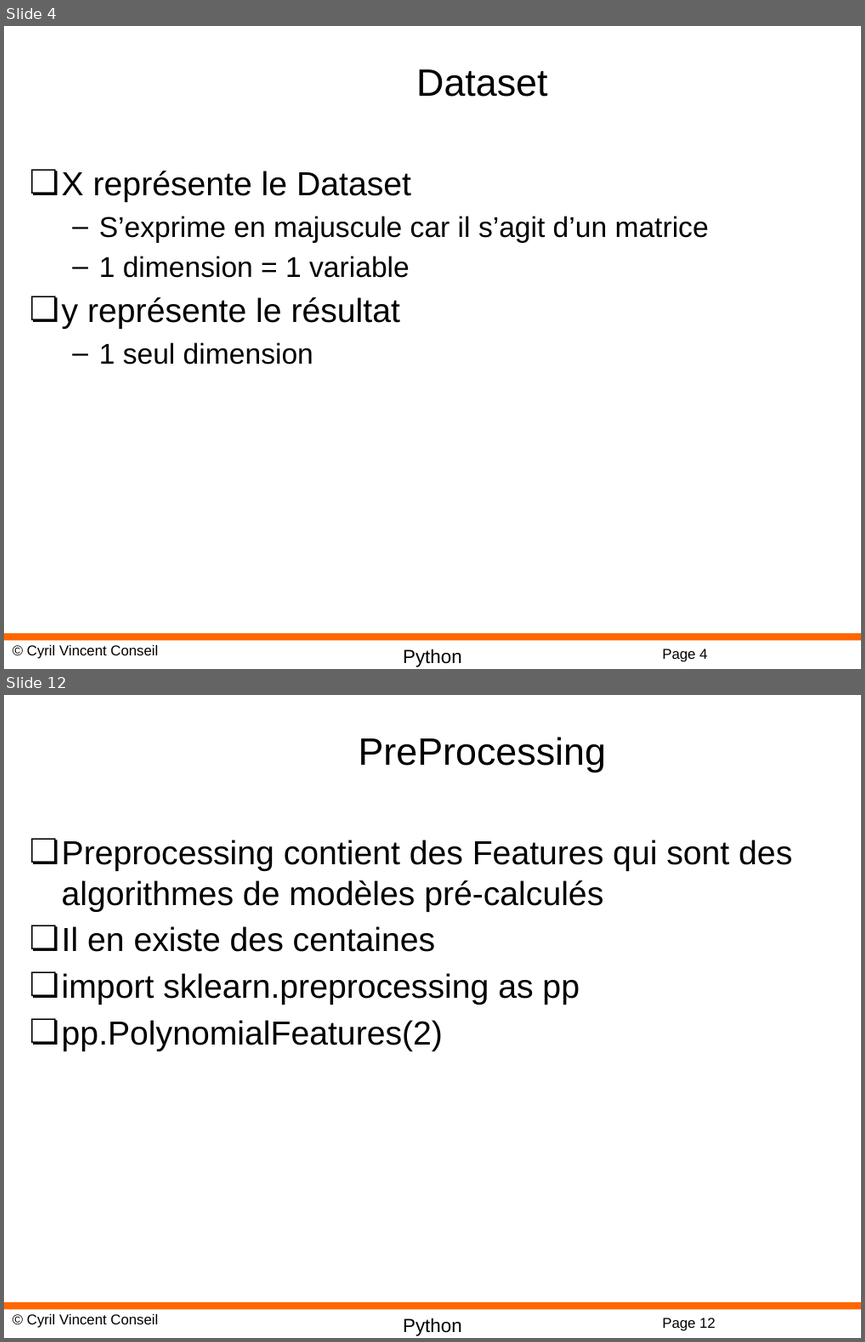
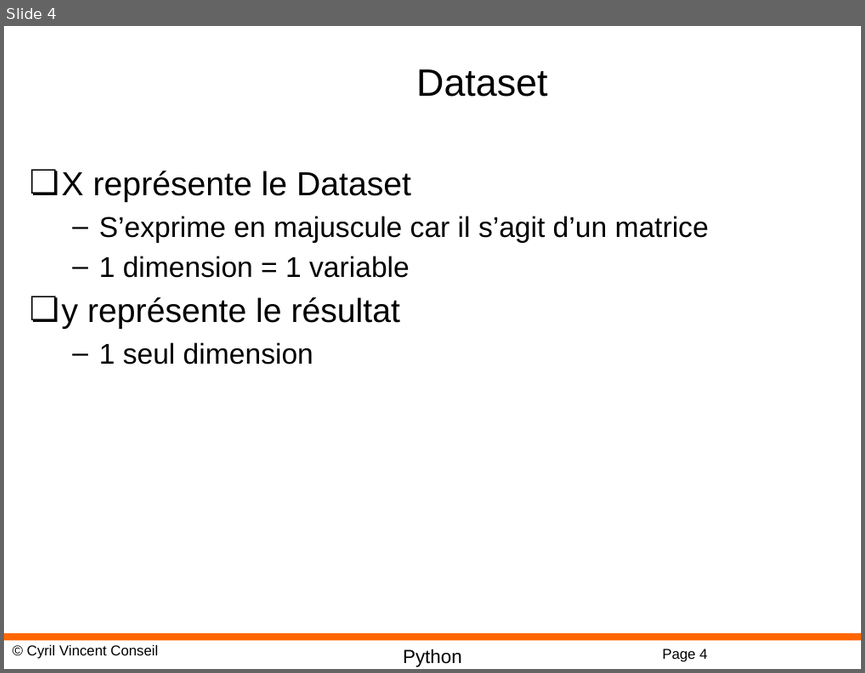
Before and after one commit to cyrilvincent/python-advanced, a slide deck: PPT/DataScience13-ScikitLearn.pptx. Shown one above the other, each under a label of ours: slides 4 and 12 before the commit, slide 4 after it; the slides between them are not shown. The pictures are 865x1342 and 865x673 pixels, drawn with LibreOffice and Linux fonts; fonts in the diff are those of the drawing; background and template pictures are left out. Boxes give left, top, right and bottom in pixels: in the first picture for what was removed or moved away, otherwise in the second. Text is boxed around its words. In the diff, an @@ line names an element or a change of style, - is before the commit and + after.

```diff
--- a/PPT/DataScience13-ScikitLearn.pptx
+++ b/PPT/DataScience13-ScikitLearn.pptx
@@ slide 12 removed at bbox=[4, 695, 861, 1338], background #FFFFFF; not listed: 4 template elements that a slide beside it also shows @@
@@ title removed at bbox=[358, 737, 606, 772] @@
-PreProcessing
@@ text removed at bbox=[62, 839, 792, 1051] @@
-❏ Preprocessing contient des Features qui sont des algorithmes de modèles pré-calculés
-❏ Il en existe des centaines
-❏ import sklearn.preprocessing as pp
-❏ pp.PolynomialFeatures(2)
```
Also in this commit, not shown: 10 other slides removed, 4 other files.
